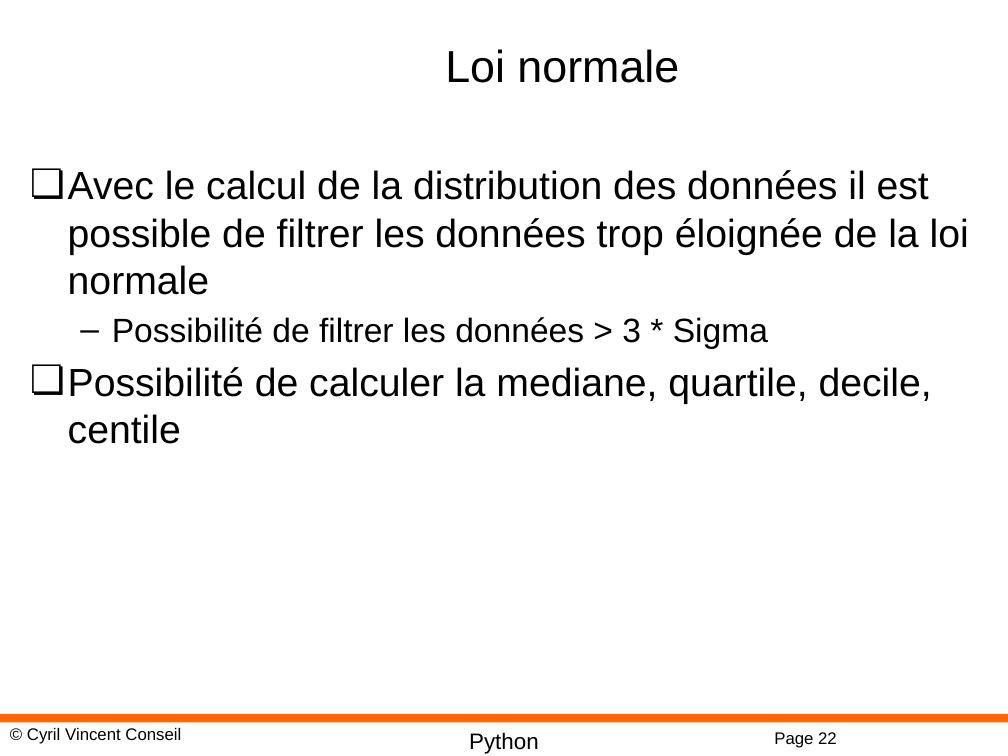
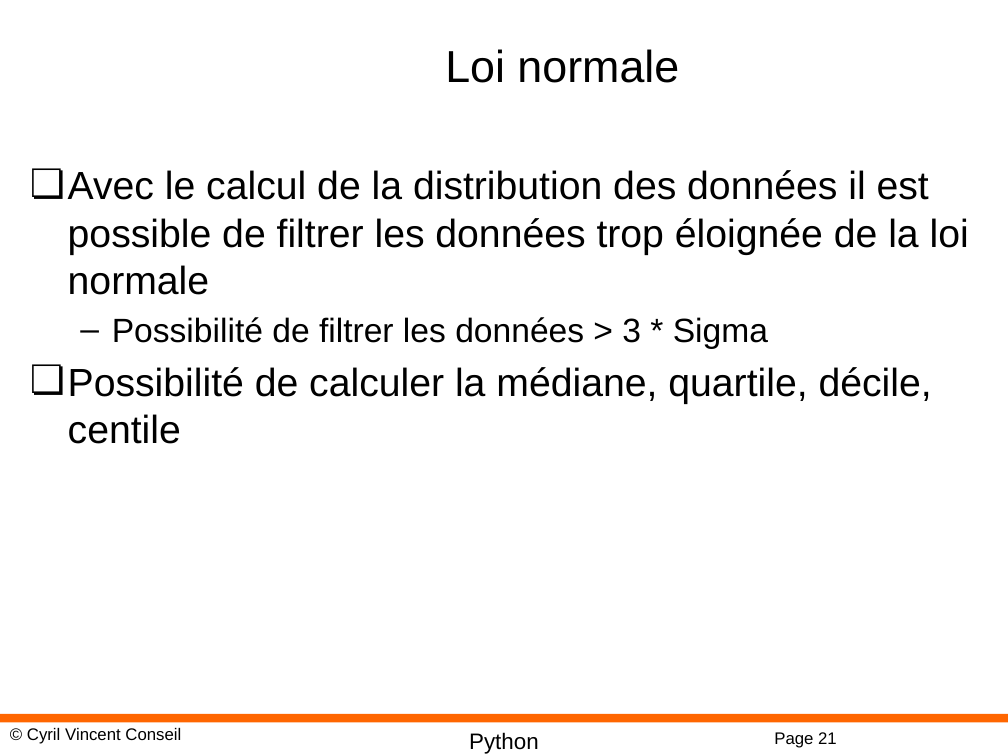
Before and after one commit to cyrilvincent/ML, a slide deck: slide 21 of PPT/MachineLearning11-MachineLearning.pptx (slide 22 before the commit). Drawn at 1008x756 pixels with LibreOffice and Linux fonts; fonts in the diff are those of the drawing; background and template pictures are left out. Boxes give left, top, right and bottom in pixels: in the first picture for what was removed or moved away, otherwise in the second. Text is boxed around its words. In the diff, an @@ line names an element or a change of style, - is before the commit and + after.

```diff
--- a/PPT/MachineLearning11-MachineLearning.pptx
+++ b/PPT/MachineLearning11-MachineLearning.pptx
@@ text at (68,367,932,444): text changed @@
-❏ Possibilité de calculer la mediane, quartile, decile, centile
+❏ Possibilité de calculer la médiane, quartile, décile, centile
@@ page number at (774,732,837,748): text changed @@
-Page 22
+Page 21
```
Also in this commit, not shown: 1 other slide changed, 2 slides removed, 3 other files.
